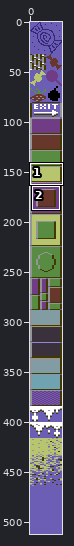
Sprite sheet -- gfx/candy_alltiles.png. The first picture is a wide view before the edit; the outline marks the close-up.
Close-up. The starting point:
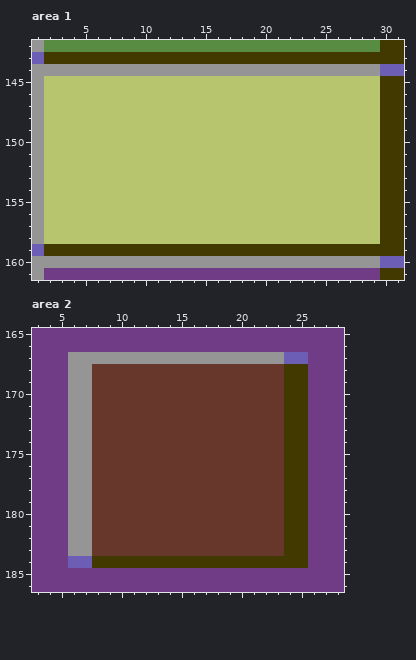
The file is 32x512 pixels. Shown: area 1: x 1..31, y 142..161; area 2: x 3..28, y 165..186. The commit also changed other parts of the picture, which this record leaves out.
After:
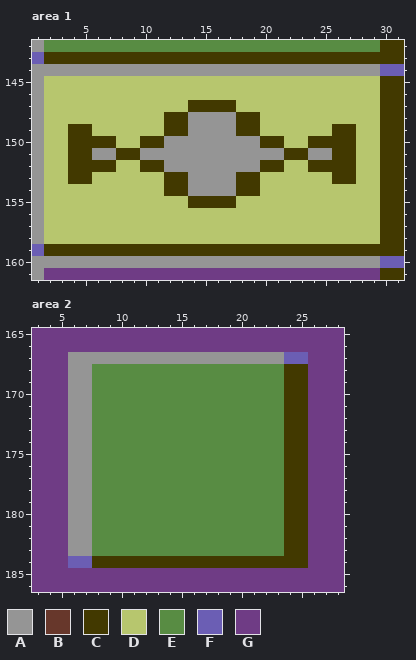
Palette (. is transparent): A #959595  B #67372b  C #423900  D #b7c66e  E #588c43  F #6b5eb4  G #6f3c85
The edit:
--- area 1
@@ x 1..31 @@
 146 ADDDDDDDDDDDDDDDDDDDDDDDDDDDDCC
-147 ADDDDDDDDDDDDDDDDDDDDDDDDDDDDCC
-148 ADDDDDDDDDDDDDDDDDDDDDDDDDDDDCC
-149 ADDDDDDDDDDDDDDDDDDDDDDDDDDDDCC
-150 ADDDDDDDDDDDDDDDDDDDDDDDDDDDDCC
-151 ADDDDDDDDDDDDDDDDDDDDDDDDDDDDCC
-152 ADDDDDDDDDDDDDDDDDDDDDDDDDDDDCC
-153 ADDDDDDDDDDDDDDDDDDDDDDDDDDDDCC
-154 ADDDDDDDDDDDDDDDDDDDDDDDDDDDDCC
-155 ADDDDDDDDDDDDDDDDDDDDDDDDDDDDCC
+147 ADDDDDDDDDDDDCCCCDDDDDDDDDDDDCC
+148 ADDDDDDDDDDCCAAAACCDDDDDDDDDDCC
+149 ADDCCDDDDDDCCAAAACCDDDDDDCCDDCC
+150 ADDCCCCDDCCAAAAAAAACCDDCCCCDDCC
+151 ADDCCAACCAAAAAAAAAAAACCAACCDDCC
+152 ADDCCCCDDCCAAAAAAAACCDDCCCCDDCC
+153 ADDCCDDDDDDCCAAAACCDDDDDDCCDDCC
+154 ADDDDDDDDDDCCAAAACCDDDDDDDDDDCC
+155 ADDDDDDDDDDDDCCCCDDDDDDDDDDDDCC
 156 ADDDDDDDDDDDDDDDDDDDDDDDDDDDDCC
--- area 2
@@ x 3..28 @@
 167 GGGAAAAAAAAAAAAAAAAAAFFGGG
-168 GGGAABBBBBBBBBBBBBBBBCCGGG
-169 GGGAABBBBBBBBBBBBBBBBCCGGG
-170 GGGAABBBBBBBBBBBBBBBBCCGGG
-171 GGGAABBBBBBBBBBBBBBBBCCGGG
-172 GGGAABBBBBBBBBBBBBBBBCCGGG
-173 GGGAABBBBBBBBBBBBBBBBCCGGG
-174 GGGAABBBBBBBBBBBBBBBBCCGGG
-175 GGGAABBBBBBBBBBBBBBBBCCGGG
-176 GGGAABBBBBBBBBBBBBBBBCCGGG
-177 GGGAABBBBBBBBBBBBBBBBCCGGG
-178 GGGAABBBBBBBBBBBBBBBBCCGGG
-179 GGGAABBBBBBBBBBBBBBBBCCGGG
-180 GGGAABBBBBBBBBBBBBBBBCCGGG
-181 GGGAABBBBBBBBBBBBBBBBCCGGG
-182 GGGAABBBBBBBBBBBBBBBBCCGGG
-183 GGGAABBBBBBBBBBBBBBBBCCGGG
+168 GGGAAEEEEEEEEEEEEEEEECCGGG
+169 GGGAAEEEEEEEEEEEEEEEECCGGG
+170 GGGAAEEEEEEEEEEEEEEEECCGGG
+171 GGGAAEEEEEEEEEEEEEEEECCGGG
+172 GGGAAEEEEEEEEEEEEEEEECCGGG
+173 GGGAAEEEEEEEEEEEEEEEECCGGG
+174 GGGAAEEEEEEEEEEEEEEEECCGGG
+175 GGGAAEEEEEEEEEEEEEEEECCGGG
+176 GGGAAEEEEEEEEEEEEEEEECCGGG
+177 GGGAAEEEEEEEEEEEEEEEECCGGG
+178 GGGAAEEEEEEEEEEEEEEEECCGGG
+179 GGGAAEEEEEEEEEEEEEEEECCGGG
+180 GGGAAEEEEEEEEEEEEEEEECCGGG
+181 GGGAAEEEEEEEEEEEEEEEECCGGG
+182 GGGAAEEEEEEEEEEEEEEEECCGGG
+183 GGGAAEEEEEEEEEEEEEEEECCGGG
 184 GGGFFCCCCCCCCCCCCCCCCCCGGG
